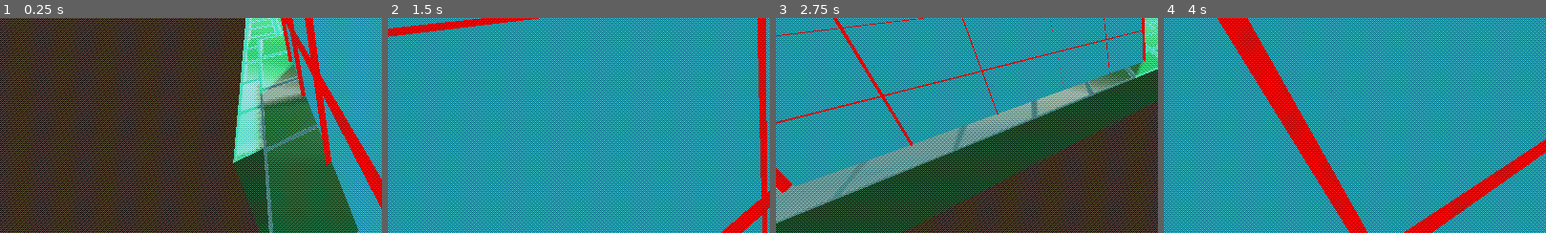
Above: before the commit, frames 1-4 (left to right).
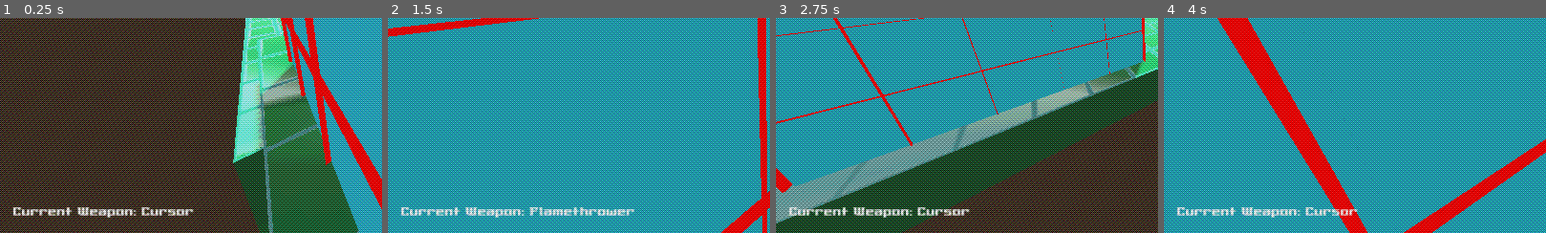
Above: after the commit, the same moments.

Repository: Sangsterj/detonation-destination
Game: Godot game, scene res://main.tscn
The game is run twice, just before and just after one commit, with the same random seed, the same clock (stepped at 60 frames per second) and the same inputs.
Inputs (mouse positions are % of the whole screen's width and height, from its top left):
- Up to frame 1 (0.25 s): no input
- Up to frame 2 (1.5 s): move the mouse to (72, 45) at 0.52 s; hold D (right) 0.53-1.28 s; hold C (Click) 0.53-1.28 s; click (72, 45) at 0.67 s; move the mouse to (30, 55) at 1.27 s; hold S (back) from 1.28 s (still down); tap F (flamethrower) at 1.35 s
- Up to frame 3 (2.75 s): move the mouse to (60, 28) at 2.02 s; release S (back) at 2.03 s; hold D (right) from 2.03 s (still down); hold C (Click) from 2.03 s (still down)
- Up to frame 4 (4 s): move the mouse to (45, 70) at 2.77 s; release D (right) at 2.78 s; release C (Click) at 2.78 s; hold W (forward) 2.78-3.53 s; tap F (flamethrower) at 2.85 s; click (45, 70) at 2.92 s; move the mouse to (80, 65) at 3.52 s; hold A (left) from 3.53 s (still down); hold C (Click) from 3.53 s (still down)
The pictures show only the part of the screen within x 0-50%, y 50-100%; the shares and areas given below are measured in that part.

The runs differ from the first frame. In frame 1, 1.3% of the frame differs, in the area x 3-51%, y 88-93%; in frame 2, 1.7%, in the area x 3-65%, y 88-93%; in frame 3, 1.3%; in frame 4, 1.3%.

Commit message:
font + current weapon ui

Diff:
--- a/data.gd
+++ b/data.gd
@@ -12,6 +12,16 @@
 
 var current_weapon = Weapon.CLICK
 
+func weapon_name(weapon):
+	match weapon:
+		Weapon.FLAMETHROWER:
+			return "Flamethrower"
+		Weapon.CLICK:
+			return "Cursor"
+		Weapon.EXPLOSIVE:
+			return "Bomb"
+	return "UNKNOWN WEAPON"
+
 # screen shake
 const SHAKING_DIMINISH = 0.9  # decreases additional shaking if it is already shaking a lot
 const SHAKING_GO_AWAY = 0.3  # decreases existing shaking (if it is already shaking)
--- a/lav_testing.tscn
+++ b/lav_testing.tscn
@@ -40,6 +40,8 @@
 shadow_enabled = true
 shadow_blur = 10.0
 
+[node name="UI" parent="." instance=ExtResource("6_0o7yy")]
+
 [node name="CanvasLayer" type="CanvasLayer" parent="."]
 
 [node name="ColorRect" type="ColorRect" parent="CanvasLayer"]
@@ -50,8 +52,6 @@
 grow_horizontal = 2
 grow_vertical = 2
 
-[node name="UI" parent="." instance=ExtResource("6_0o7yy")]
-
 [node name="platforms" type="Node3D" parent="."]
 
 [node name="platform" parent="platforms" instance=ExtResource("3_elk4y")]
--- /dev/null
+++ b/ui.gd
@@ -0,0 +1,11 @@
+extends Node3D
+
+
+# Called when the node enters the scene tree for the first time.
+func _ready() -> void:
+	pass # Replace with function body.
+
+
+# Called every frame. 'delta' is the elapsed time since the previous frame.
+func _process(delta: float) -> void:
+	$CanvasLayer/CurrrentWeapon.text = str("Current Weapon: ", Data.weapon_name(Data.current_weapon))
--- a/ui.tscn
+++ b/ui.tscn
@@ -1,5 +1,22 @@
-[gd_scene format=3 uid="uid://cjns13k2ctq5a"]
+[gd_scene load_steps=3 format=3 uid="uid://cjns13k2ctq5a"]
+
+[ext_resource type="Script" path="res://ui.gd" id="1_0vap4"]
+[ext_resource type="FontFile" uid="uid://dxh1euvkgfnvf" path="res://assets/millennia.regular.ttf" id="1_xkolf"]
 
 [node name="UI" type="Node3D"]
+script = ExtResource("1_0vap4")
 
 [node name="CanvasLayer" type="CanvasLayer" parent="."]
+
+[node name="CurrrentWeapon" type="Label" parent="CanvasLayer"]
+anchors_preset = -1
+anchor_top = 1.0
+anchor_bottom = 1.0
+offset_left = 20.0
+offset_top = -25.0
+offset_right = 180.0
+offset_bottom = -20.0
+grow_vertical = 0
+theme_override_fonts/font = ExtResource("1_xkolf")
+theme_override_font_sizes/font_size = 24
+text = "Current weapon"
Binary file added: assets/millennia.regular.ttf
Not shown, added: assets/millennia.regular.ttf.import
